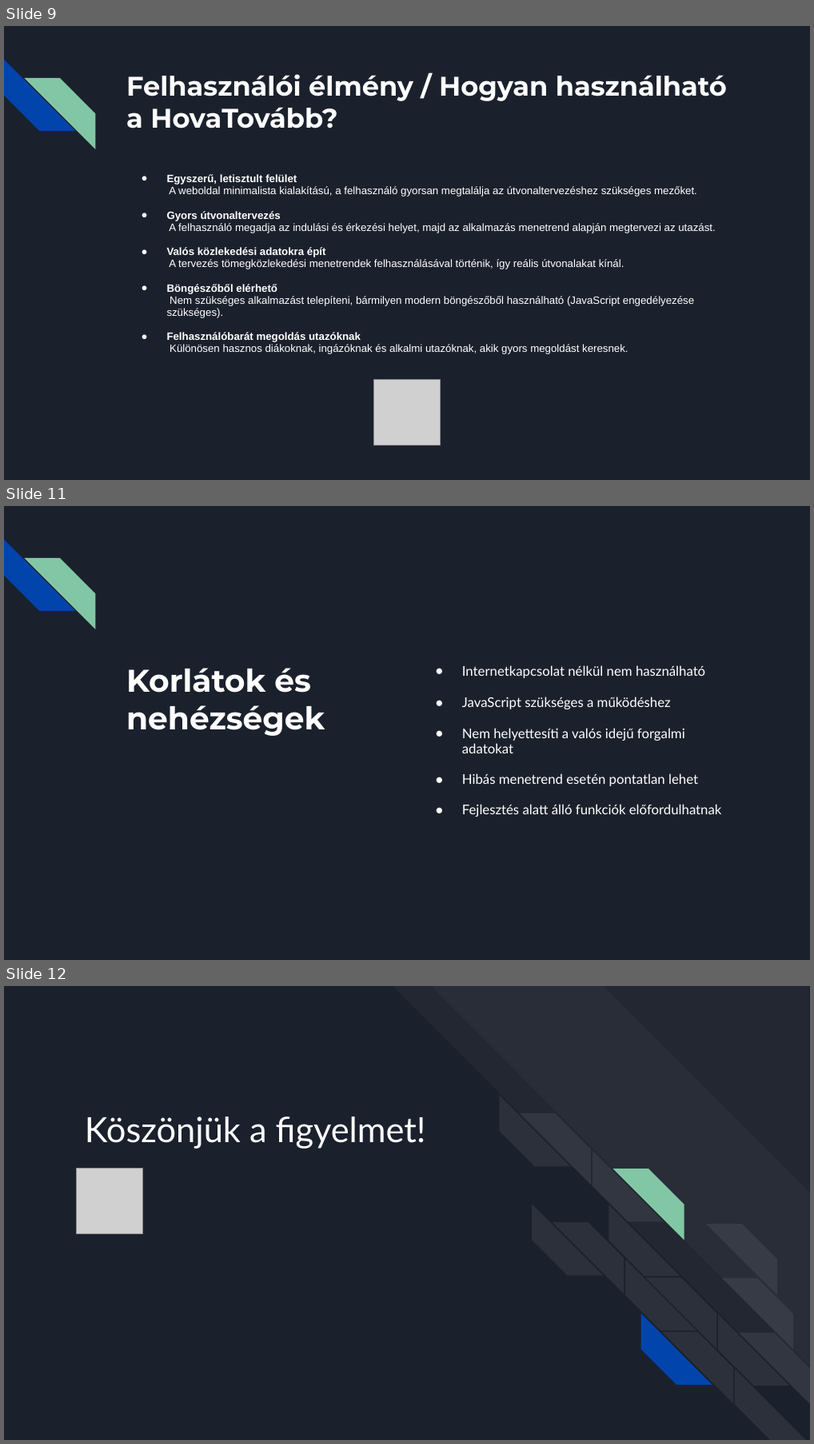
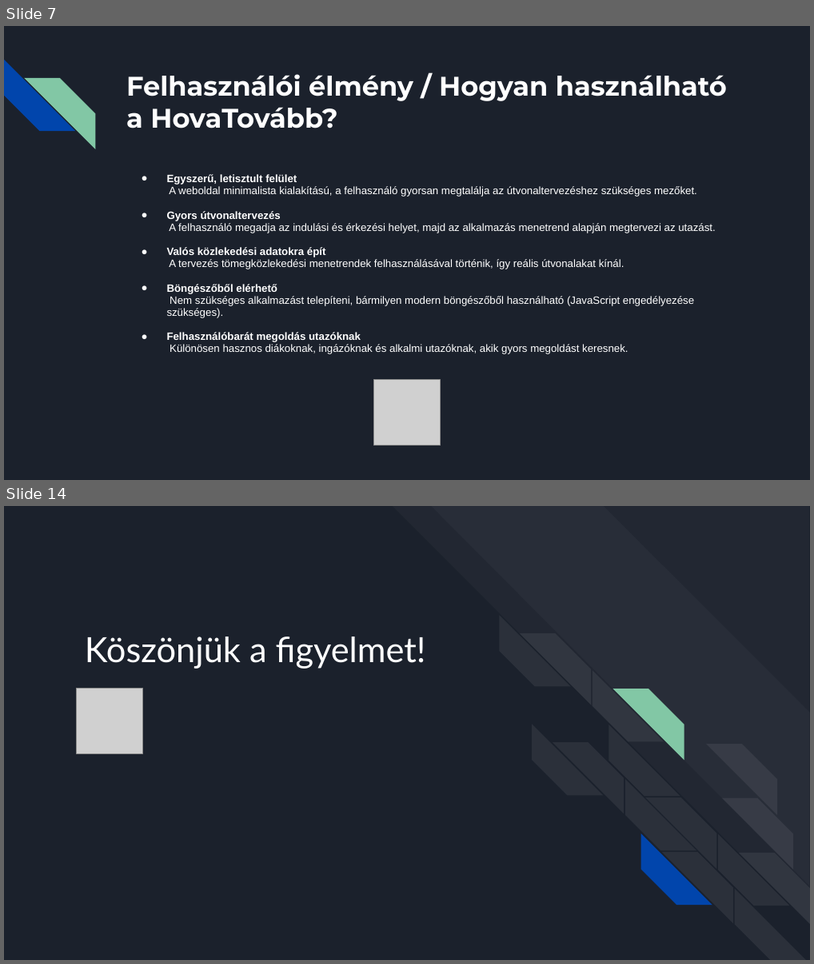
Before and after one commit to BenjaminStonawski/hovatovabb, a slide deck: prezi/hovatovabb.pptx. Shown one above the other, each under a label of ours: slides 9, 11 and 12 before the commit, slides 7 and 14 after it; the slides between them are not shown. The pictures are 814x1444 and 814x964 pixels, drawn with LibreOffice and Linux fonts; fonts in the diff are those of the drawing; grey boxes stand for pictures. Boxes give left, top, right and bottom in pixels: in the first picture for what was removed or moved away, otherwise in the second. Text is boxed around its words. In the diff, an @@ line names an element or a change of style, - is before the commit and + after.

```diff
--- a/prezi/hovatovabb.pptx
+++ b/prezi/hovatovabb.pptx
@@ slide 11 removed at <box>4,506,810,960</box>, background #1B212C; not listed: 2 template elements that a slide beside it also shows @@
@@ title removed at <box>126,668,325,736</box> @@
-Korlátok és nehézségek
@@ text removed at <box>462,665,722,816</box> @@
-● Internetkapcsolat nélkül nem használható
-● JavaScript szükséges a működéshez
-● Nem helyettesíti a valós idejű forgalmi adatokat
-● Hibás menetrend esetén pontatlan lehet
-● Fejlesztés alatt álló funkciók előfordulhatnak
@@ what was slide 9 is now slide 7 @@
@@ what was slide 12 is now slide 14 @@
```
Also in this commit, not shown: 3 slides changed, 3 slides added.
